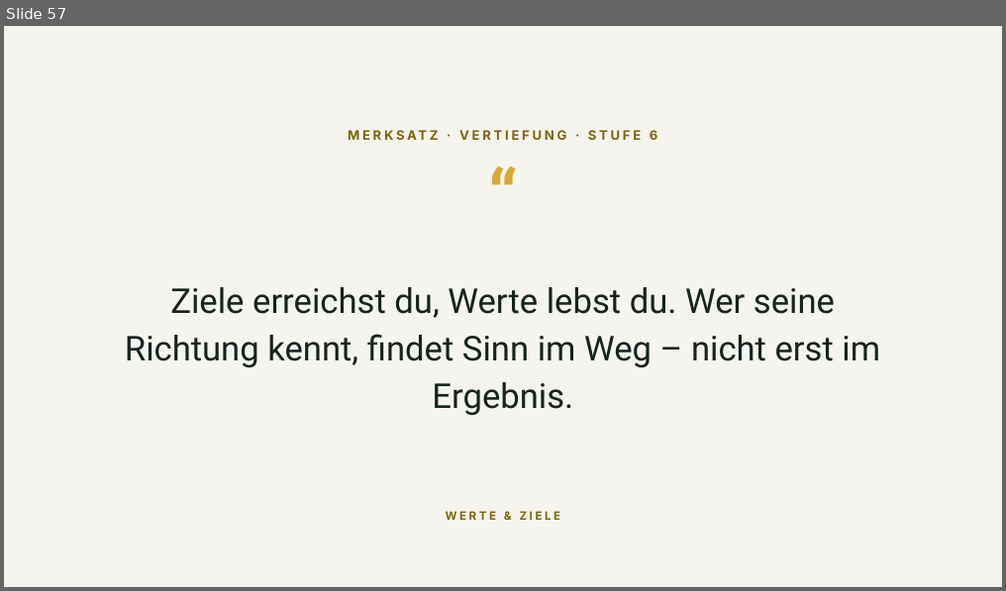
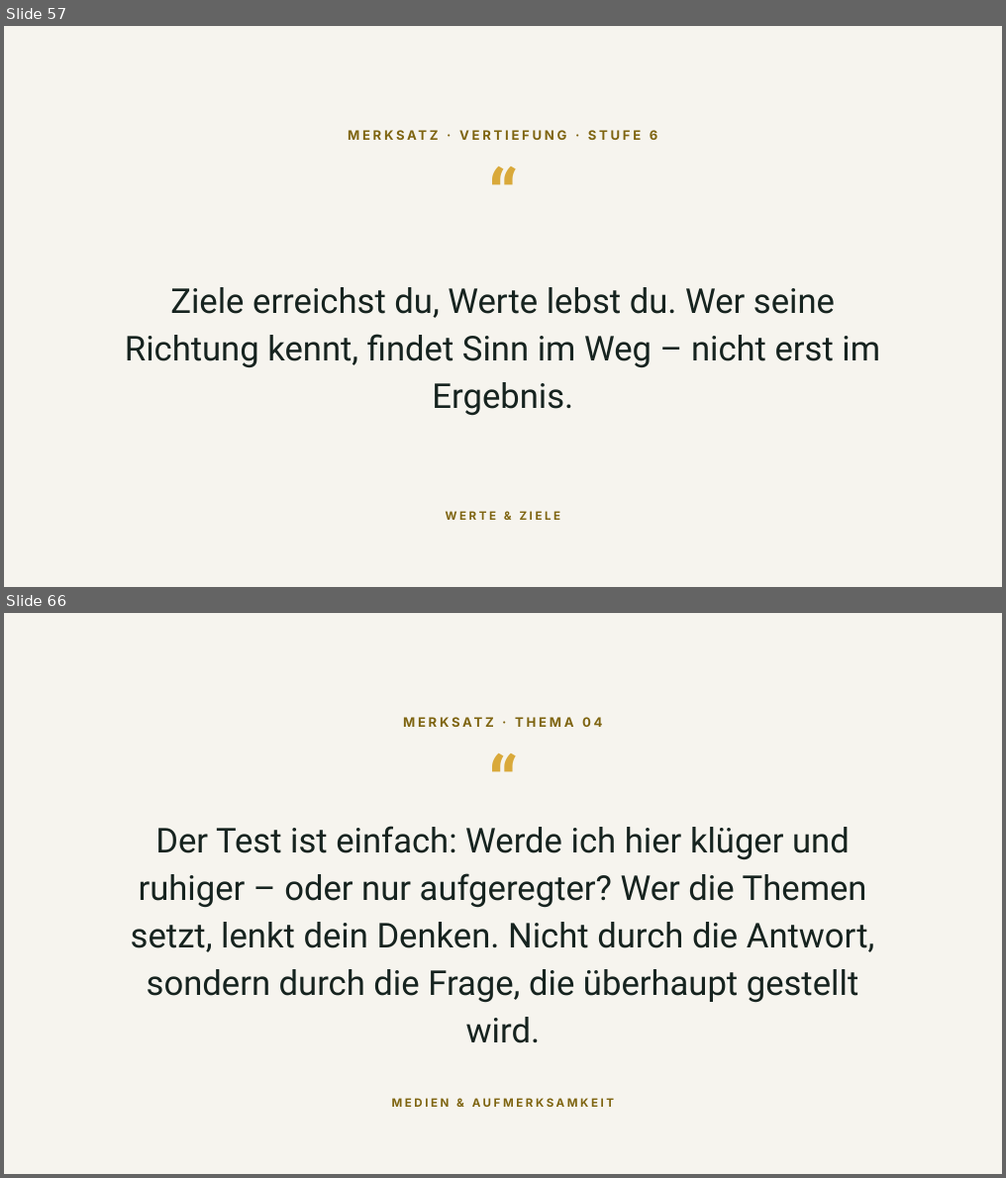
Before and after one commit to Heiko888/werdemeisterdeinergedanken, a slide deck: docs/video/WMDG-Video-Folien.pptx. Shown one above the other, each under a label of ours: slide 57 before the commit, slides 57 and 66 after it; the slides between them are not shown. The pictures are 1006x591 and 1006x1178 pixels, drawn with LibreOffice and Linux fonts; fonts in the diff are those of the drawing. Boxes give left, top, right and bottom in pixels: in the first picture for what was removed or moved away, otherwise in the second. Text is boxed around its words. In the diff, an @@ line names an element or a change of style, - is before the commit and + after.

```diff
--- a/docs/video/WMDG-Video-Folien.pptx
+++ b/docs/video/WMDG-Video-Folien.pptx
@@ slide 66 added at [4,613,1002,1174], background #F6F4EE @@
@@ text added at [4,714,1002,744], 12.5 pt, text #7E6410, bold @@
+MERKSATZ · THEMA 04
@@ text added at [4,737,1002,811], 70 pt, text #D9A93A, bold @@
+“
@@ text added at [131,826,874,1044], 33 pt, text #16231F @@
+Der Test ist einfach: Werde ich hier klüger und ruhiger – oder nur aufgeregter? Wer die Themen setzt, lenkt dein Denken. Nicht durch die Antwort, sondern durch die Frage, die überhaupt gestellt wird.
@@ text added at [392,1098,614,1107], 11 pt, text #7E6410, bold @@
+MEDIEN & AUFMERKSAMKEIT
```
Also in this commit, not shown: 13 slides changed, 32 other slides added, 5 other files.
